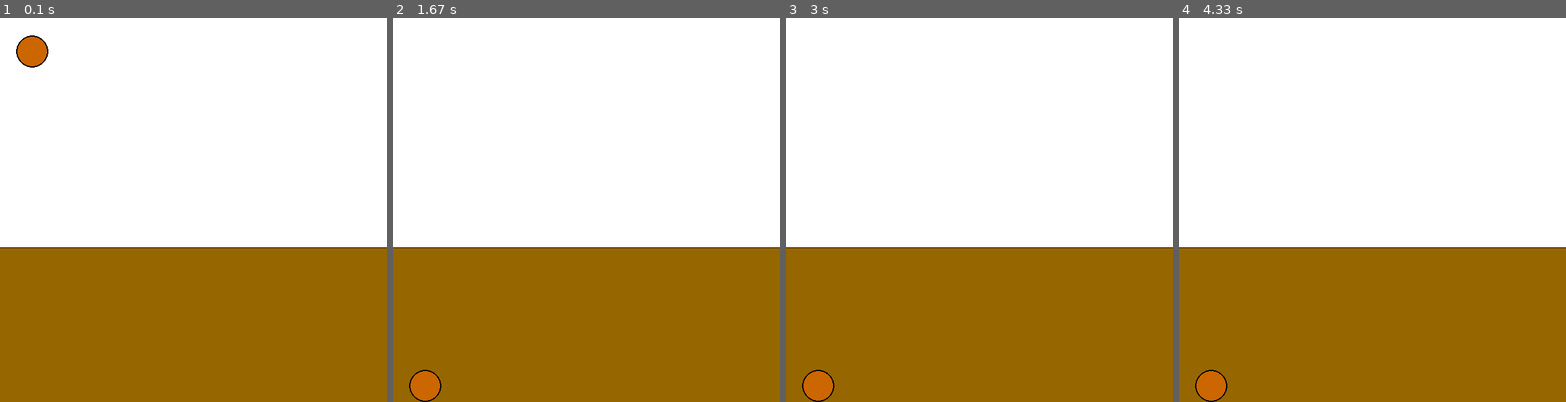
Above: before the commit, frames 1-4 (left to right).
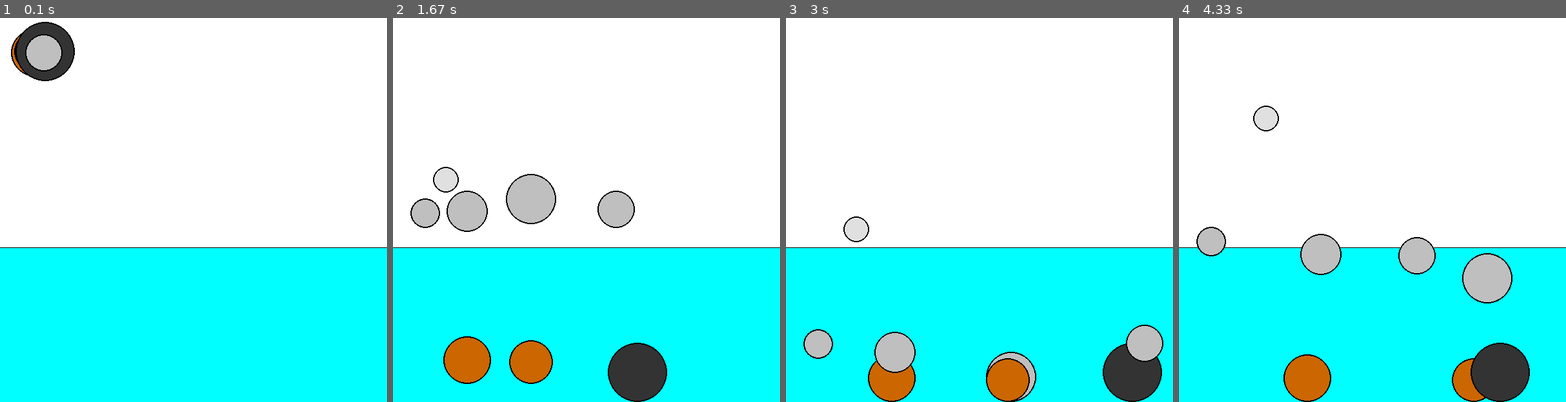
Above: after the commit, the same moments.

Repository: MatthewGoree/CEA_PhysicsBox
Game: pygame game, started from phybox_paige.py
Two runs of this game, one before a commit and one after it. Both use one fixed random seed, a clock stepped at 60 frames per second and the inputs below.
Inputs (mouse positions are in pixels of both pictures, inside the frame that each line leads up to):
- Up to frame 1 (0.1 s): no input
- Up to frame 2 (1.67 s): press the mouse at (586, 233) at 0.37 s; move the mouse to (540, 221) at 0.47 s; release the mouse at (493, 213) at 0.6 s
- Up to frame 3 (3 s): no input
- Up to frame 4 (4.33 s): no input

The runs differ from the first frame. In frame 1, 42% of the frame differs, in the area x 0-100%, y 1-100%; in frame 2, 44%, in the area x 0-100%, y 38-100%; in frame 3, 40%; in frame 4, 41%.

Commit message:
got em pt2

Diff:
--- a/objects.py
+++ b/objects.py
@@ -11,7 +11,7 @@
 
 
 class MassObject:
-    def __init__(self, x, y, radius, material, speed):
+    def __init__(self, x, y, radius, material, speed, counter):
         self.x = x
         self.y = y
         self.radius = radius
@@ -21,6 +21,7 @@
         self.volume = sphere_volume(self.radius)
         self.mass = material.density * self.volume
         self.speed = speed
+        self.counter = counter
         self.angle = 0
         self.top = self.y - self.radius
         self.bottom = self.y + self.radius
--- a/phybox_paige.py
+++ b/phybox_paige.py
@@ -1,7 +1,7 @@
-
 # Conversions:
 # atm 100 pixels = 1 m; 1 iteration = 1 sec
 # Decide on uniform framerate?
+
 import random
 import sys
 from objects import *
@@ -16,43 +16,40 @@
 liquid_height = height - amount_liquid / width # pixels
 
 liquid = syrup
-material = copper
+liquids = [water, olive_oil, syrup, molasses]
+x = random.randint(0, len(liquids)-1)
+liquid = liquids[x]
+#material = copper
+materials = [silicon, aluminum, copper, lead]
 gravity_init = 2
 gravity = gravity_init
-i_count = 0
+counter = -1
+
 # Coefficient of friction on the floor
 friction = 0.01
-speed = [0,0]
-tmove = speed
+temp_speed = [0,0]
+mouse_bool = []
 
 screen = pygame.display.set_mode(size)
 
-
-number_of_particles = 1
+number_of_particles = random.randint(3, 10)
 my_particles = []
 
 for n in range(number_of_particles):
-    radius = 25#random.randint(20, 50)
+    speed = []
+    radius = random.randint(20, 50)
+    material = materials[random.randint(0, len(materials)-1)]
     x = 50#random.randint(radius, width - radius)
     y = 50#random.randint(radius, height - radius)
+    speed.append(random.randint(0,10))
+    speed.append(random.randint(0,1))
 
-    particle = MassObject(x, y, radius, material, speed)
+    particle = MassObject(x, y, radius, material, speed, counter)
     my_particles.append(particle)
 
 selected_particle = None
 
 
-
-
-def findParticle(particles, x, y):
-    for p in particles:
-        #if the distance between the mouse and the particle is less than the
-        #particle's radius, then the mouse is selecting it
-        if math.hypot(p.x-x, p.y-y) <= p.radius:
-            #print "distance "
-            #print math.hypot(p.x-x, p.y-y)
-            return p
-    return None
 
 running = True
 X = []
@@ -61,8 +58,6 @@
 
     # Arbitrary framerate
     dt = clock.tick(30)
-
-
 
     for event in pygame.event.get():
 
@@ -75,45 +70,48 @@
             selected_particle = None
 
 
-
-    if selected_particle:
-        #gravity = 0
-        i_count += 1
-        (mouseX, mouseY) = pygame.mouse.get_pos()
-        selected_particle.x = mouseX
-        selected_particle.y = mouseY
-        X.append(mouseX)
-        Y.append(mouseY)
-        gravity = 0
-    else:
-        if i_count > 0:
-            speed_x = (X[i_count-1] - X[0])/i_count
-            speed_y = (Y[i_count-1] - Y[0])/i_count
-            X = []
-            Y = []
-            particle.speed[0] += speed_x
-            particle.speed[1] += speed_y
-            gravity = gravity_init
-        i_count = 0
-
-
     screen.fill((255, 255, 255))
     pygame.draw.rect(screen, liquid.color, (0, liquid_height, width, height))
     pygame.draw.line(screen, (0, 0, 0), (0, liquid_height), (width, liquid_height), 1)
-    #pygame.draw.test_rectangle(screen, liquid.color, (0, 50, 50, 50))
+
 
     for i, particle in enumerate(my_particles):
 
+        if i == selected_particle:
+            particle.counter += 1
+            (mouseX, mouseY) = pygame.mouse.get_pos()
+            particle.x = mouseX
+            particle.y = mouseY
+            X.append(mouseX)
+            Y.append(mouseY)
+            gravity = 0
+        if particle.counter > 0 and mouse_bool[i] == False:
+            if particle.counter < 10:
+                speed_x = ((X[particle.counter] - X[0]) / particle.counter)
+                speed_y = ((Y[particle.counter] - Y[0]) / particle.counter)
+            else:
+                speed_x = ((X[particle.counter] - X[particle.counter-10])/10)
+                speed_y = ((Y[particle.counter] - Y[particle.counter - 10])/10)
+            X = []
+            Y = []
+            particle.speed[0] = speed_x
+            particle.speed[1] = speed_y
+            particle.counter = -1
+
+
+
         # Makes ball bounce off walls
         ball_bounce_wall(particle, size, particle.speed)
-        #speed = particle.speed
+
+
         # Calculates accelerations due to various forces
-
         speed_change(particle, liquid, height, liquid_height, friction, particle.speed, gravity)
 
+
         # Temporary moving variable
+        tmove = balls_dont_move_thru_walls(particle, size, particle.speed)
 
-        tmove = balls_dont_move_thru_walls(particle, size, particle.speed)
+
         particle.x += tmove[0]
         particle.y += tmove[1]
 
@@ -121,6 +119,16 @@
         particle.update_boundaries(particle.x, particle.y)
         particle.display(screen)
 
+        gravity = gravity_init
+
+        mouse_bool = []
+        for counter in range(number_of_particles):
+            mouse_bool.append(False)
+
+        if selected_particle != None:
+            mouse_bool[selected_particle] = True
+
+
 
     pygame.display.flip()
     clock.tick()
--- a/speed_and_acceleration.py
+++ b/speed_and_acceleration.py
@@ -1,6 +1,13 @@
 import numpy as np
+import math
 
-
+def findParticle(particles, x, y):
+    for i, p in enumerate(particles):
+        #if the distance between the mouse and the particle is less than the
+        #particle's radius, then the mouse is selecting it
+        if math.hypot(p.x-x, p.y-y) <= p.radius:
+            return i
+    return None
 
 def acc_buoyancy(mass_object, liquid, liquid_height, gravity):
     # Checks if mass is submerged or partially submerged in liquid
